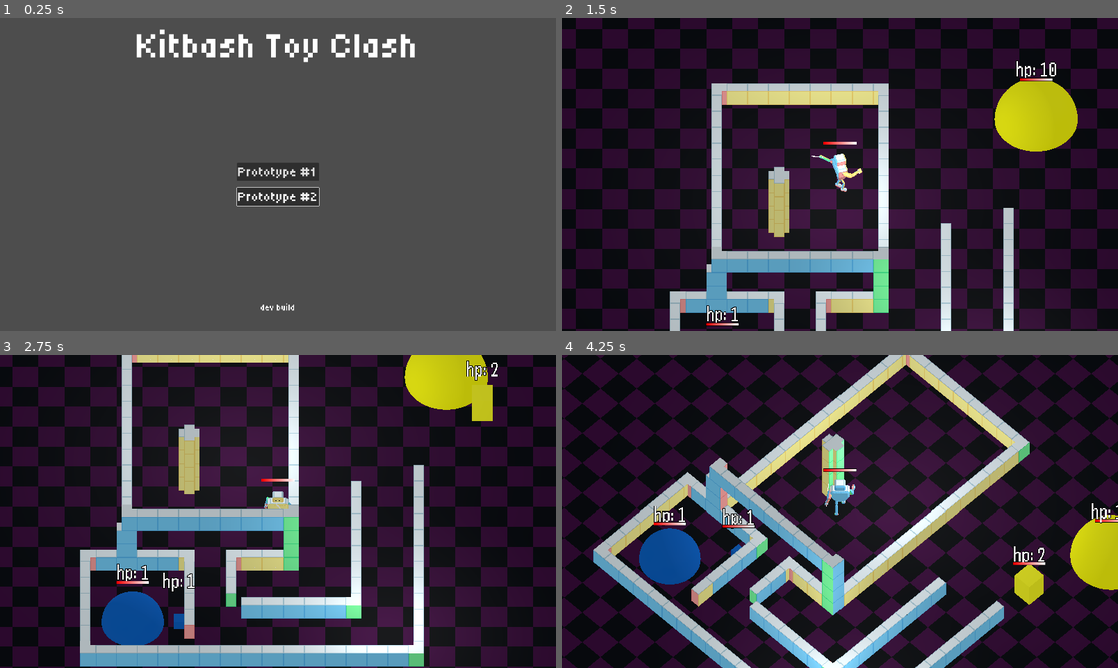
Above: before the commit, frames 1-4 (two rows, left to right).
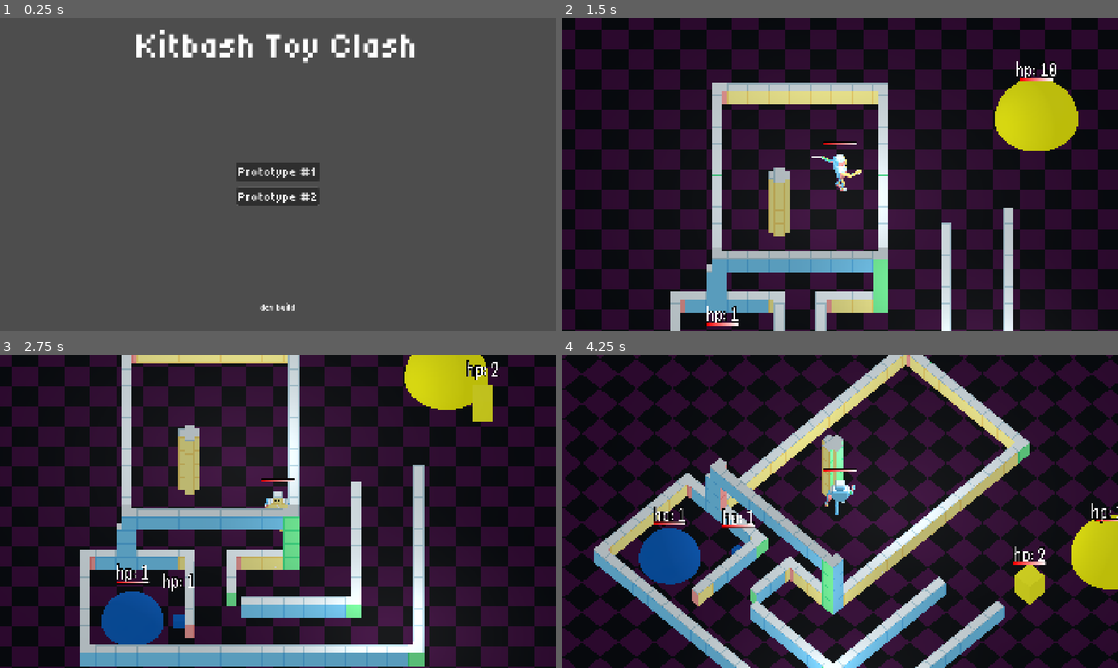
Above: after the commit, the same moments.

Repository: markguinn/kitbash-toy-clash
Game: Godot game, scene res://main.tscn
The game is run twice, just before and just after one commit, with the same random seed, the same clock (stepped at 60 frames per second) and the same inputs.
Inputs:
- Up to frame 1 (0.25 s): no input
- Up to frame 2 (1.5 s): click "Prototype #1" at 0.5 s; hold Right (right) from 1.28 s (still down); hold Z (attack1) from 1.28 s (still down)
- Up to frame 3 (2.75 s): release Right (right) at 2.03 s; release Z (attack1) at 2.03 s; hold S (down) from 2.03 s (still down); tap X (attack2) at 2.1 s
- Up to frame 4 (4.25 s): release S (down) at 2.78 s; hold Right (right) 2.78-3.53 s; hold C (dash) 2.78-3.53 s; hold W (up) from 3.53 s (still down); tap Tab (switch_cam) at 3.6 s

The runs differ from the first frame. In frame 1, 1.1% of the frame differs, in the area x 24-75%, y 3-94%; in frame 2, 6.5%; in frame 3, 5.3%; in frame 4, 6.5%, in the area x 0-100%, y 0-100%.

Commit message:
Exploring some perf logging for load times

Diff:
--- a/globals/game.gd
+++ b/globals/game.gd
@@ -65,6 +65,7 @@
 		#await fade_out_tween.finished
 
 	# TODO: load on a thread?
+	Log.measure_start(&"load_level")
 	var new_scene: Resource = load(new_scene_path)
 	if not new_scene:
 		new_scene = load(TITLE_SCREEN)
--- a/globals/log.gd
+++ b/globals/log.gd
@@ -1,7 +1,6 @@
 extends Node
 
 const EMPTY = ""
-const VENDOR_LICENSE_PATH = "res://vendor_licenses.txt"
 
 enum LogLevel {DEBUG, INFO, WARNING, ERROR}
 
@@ -100,3 +99,19 @@
 func debounced(source: Variant, ...args) -> void:
 	if Game.is_dev_mode() and not Now.throttle(debounced_log_ms, str(source)):
 		_log(source, debounced_log_level, args)
+
+
+var measurements: Dictionary[StringName, int] = {}
+func measure_start(op_name: StringName) -> void:
+	measurements[op_name] = Time.get_ticks_msec()
+
+func measure(op_name: StringName, op_tag: StringName, warn_threshold = 1000) -> void:
+	var ms: int = Time.get_ticks_msec() - measurements.get(op_name, 0)
+	var format: String = Game.config.get_value("log_format", "PERF", "")
+	if format:
+		print_rich(format % [Now.msec, op_name, op_tag, ms])
+	if ms > warn_threshold:
+		warn("SLOW", op_name, op_tag, ":", ms, ">", warn_threshold)
+
+func measure_end(op_name: StringName, warn_threshold = 1000) -> void:
+	measure(op_name, &"end", warn_threshold)
--- a/levels/level.gd
+++ b/levels/level.gd
@@ -22,6 +22,7 @@
 #endregion
 #region Virtuals
 
+
 func _init() -> void:
 	container = Node3D.new()
 	container.name = &"InstanceContainer"
@@ -34,6 +35,9 @@
 
 func _exit_tree() -> void:
 	if current == self: current = null
+
+func _ready() -> void:
+	Log.measure_end(&"load_level")
 
 
 #endregion
--- /dev/null
+++ b/main.gd
@@ -0,0 +1,4 @@
+extends Node
+
+func _ready() -> void:
+	Log.measure_end(&"global_ready")
--- a/main.tscn
+++ b/main.tscn
@@ -1,11 +1,13 @@
 [gd_scene format=3 uid="uid://diymwm2lkwnj2"]
 
+[ext_resource type="Script" uid="uid://e48dhhiuf4uj" path="res://main.gd" id="1_0xm2m"]
 [ext_resource type="PackedScene" uid="uid://d258f6hbtesvg" path="res://ui/dev/dev_title_screen.tscn" id="1_ig7tw"]
 
-[node name="Main" type="Node" unique_id=1686355258]
+[node name="Main" type="Node3D" unique_id=1447503994]
+script = ExtResource("1_0xm2m")
 
-[node name="SceneContainer" type="Node" parent="." unique_id=1694750468 groups=["scene_container"]]
+[node name="HUD" type="CanvasLayer" parent="." unique_id=2141545794]
+
+[node name="SceneContainer" type="Node3D" parent="." unique_id=329446184 groups=["scene_container"]]
 
 [node name="DevTitleScreen" parent="SceneContainer" unique_id=1371519828 instance=ExtResource("1_ig7tw")]
-
-[node name="HUD" type="CanvasLayer" parent="." unique_id=2141545794]
--- a/project.godot
+++ b/project.godot
@@ -30,8 +30,7 @@
 
 window/size/viewport_width=1920
 window/size/viewport_height=1080
-window/stretch/mode="viewport"
-window/stretch/scale_mode="integer"
+window/stretch/mode="canvas_items"
 
 [file_customization]
 
--- a/ui/dev/dev_title_screen.tscn
+++ b/ui/dev/dev_title_screen.tscn
@@ -4,30 +4,28 @@
 [ext_resource type="Script" uid="uid://7b24u8emy6rq" path="res://common/ui/file_label.gd" id="2_7840x"]
 [ext_resource type="Script" uid="uid://6arxcfsx130h" path="res://common/ui/scene_change_button.gd" id="2_ouiyl"]
 
-[node name="DevTitleScreen" type="CanvasLayer" unique_id=1639024175]
-
-[node name="MarginContainer" type="MarginContainer" parent="." unique_id=1753645063]
+[node name="DevTitleScreen" type="MarginContainer" unique_id=1106427595]
 anchors_preset = 15
 anchor_right = 1.0
 anchor_bottom = 1.0
 grow_horizontal = 2
 grow_vertical = 2
 
-[node name="VBoxContainer" type="VBoxContainer" parent="MarginContainer" unique_id=1477254935]
+[node name="VBoxContainer" type="VBoxContainer" parent="." unique_id=1477254935]
 layout_mode = 2
 
-[node name="Title" type="Label" parent="MarginContainer/VBoxContainer" unique_id=1814381509]
+[node name="Title" type="Label" parent="VBoxContainer" unique_id=1814381509]
 layout_mode = 2
 theme = ExtResource("1_dxfxk")
 theme_type_variation = &"HeaderLarge"
 text = "Kitbash Toy Clash"
 horizontal_alignment = 1
 
-[node name="Control" type="Control" parent="MarginContainer/VBoxContainer" unique_id=1073598982]
+[node name="Control" type="Control" parent="VBoxContainer" unique_id=1073598982]
 layout_mode = 2
 size_flags_vertical = 3
 
-[node name="Proto1" type="Button" parent="MarginContainer/VBoxContainer" unique_id=716290262]
+[node name="Proto1" type="Button" parent="VBoxContainer" unique_id=716290262]
 layout_mode = 2
 size_flags_horizontal = 4
 text = "Prototype #1"
@@ -36,7 +34,7 @@
 is_primary = true
 metadata/_custom_type_script = "uid://6arxcfsx130h"
 
-[node name="Proto2" type="Button" parent="MarginContainer/VBoxContainer" unique_id=1726603703]
+[node name="Proto2" type="Button" parent="VBoxContainer" unique_id=1726603703]
 layout_mode = 2
 size_flags_horizontal = 4
 text = "Prototype #2"
@@ -45,11 +43,11 @@
 is_primary = true
 metadata/_custom_type_script = "uid://6arxcfsx130h"
 
-[node name="Control2" type="Control" parent="MarginContainer/VBoxContainer" unique_id=1088315750]
+[node name="Control2" type="Control" parent="VBoxContainer" unique_id=1088315750]
 layout_mode = 2
 size_flags_vertical = 3
 
-[node name="Version" type="Label" parent="MarginContainer/VBoxContainer" unique_id=1784152790]
+[node name="Version" type="Label" parent="VBoxContainer" unique_id=1784152790]
 layout_mode = 2
 text = "dev build"
 horizontal_alignment = 1
Not shown, changed: config.ini
Not shown, changed: export_presets.cfg
Not shown, added: main.gd.uid
